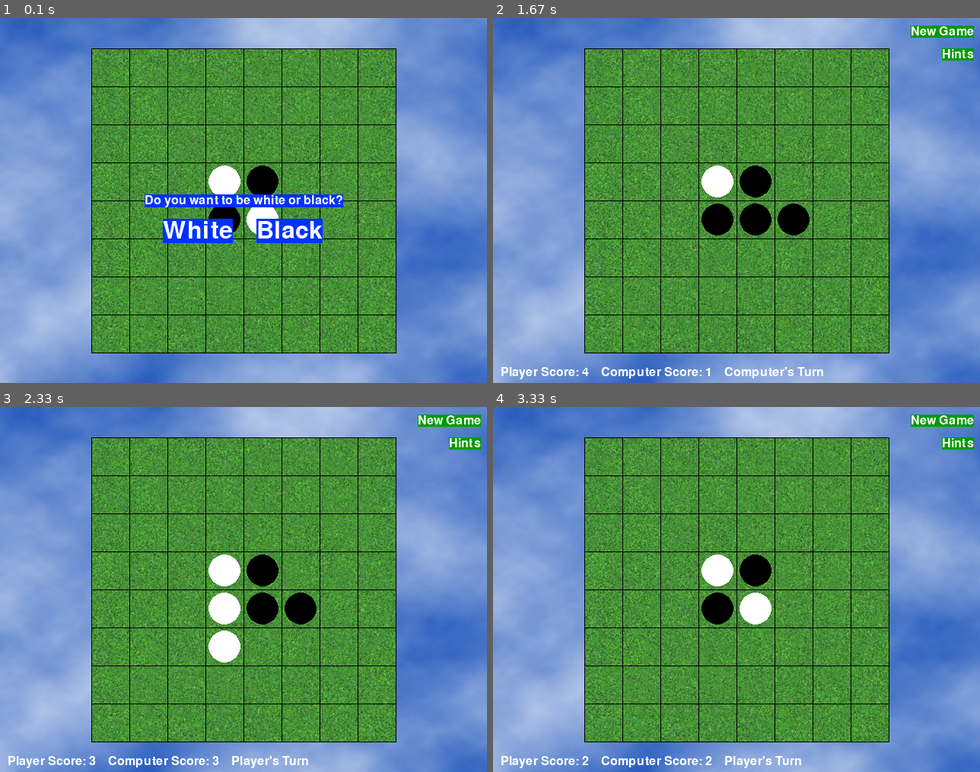
Above: before the commit, frames 1-4 (two rows, left to right).
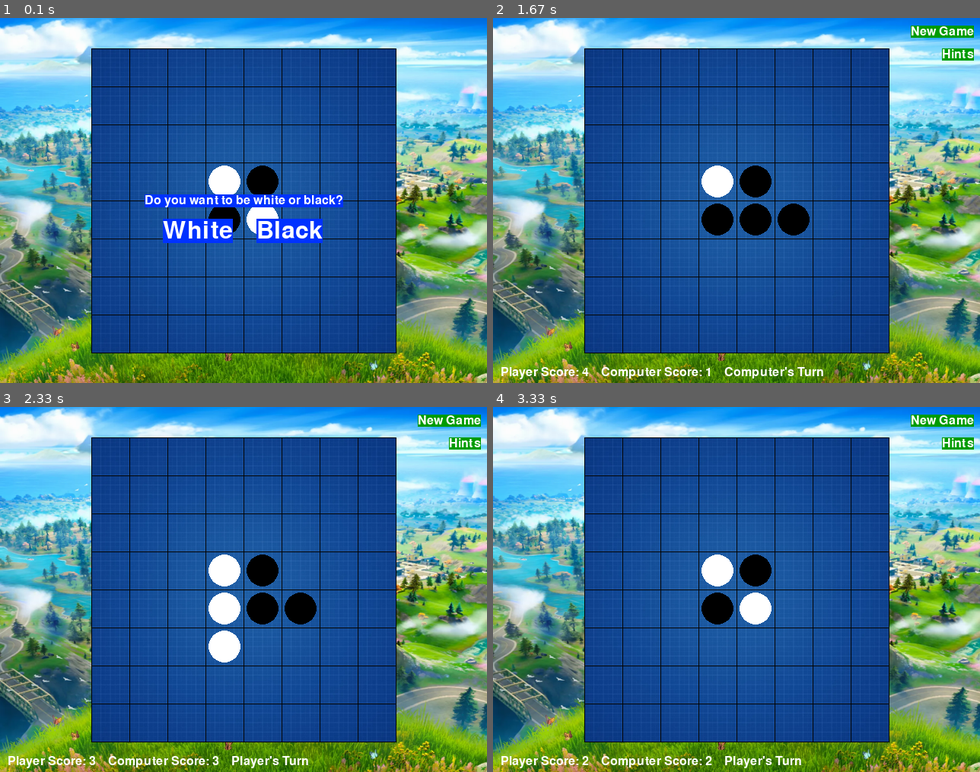
Above: after the commit, the same moments.

Repository: Ariyelito/Othello
Game: pygame game, started from main.py
Two runs of this game, one before a commit and one after it. Both use one fixed random seed, a clock stepped at 60 frames per second and the inputs below.
Inputs (mouse positions are in pixels of both pictures, inside the frame that each line leads up to):
- Up to frame 1 (0.1 s): no input
- Up to frame 2 (1.67 s): click "Black" at 0.38 s; click (785, 226) at 0.72 s
- Up to frame 3 (2.33 s): no input
- Up to frame 4 (3.33 s): click "Hints" at 2.55 s; click "New Game" at 2.88 s; click "Black" at 3.22 s

The runs differ from the first frame. In frame 1, 93% of the frame differs, in the area x 0-100%, y 0-100%; in frame 2, 94%; in frame 3, 94%; in frame 4, 95%.

Commit message:
new images

Diff:
--- a/main2.py
+++ b/main2.py
@@ -15,11 +15,10 @@
 
 
 def main():
-    global BGIMAGE, FONT, MAINCLOCK, Font2
+    global BACKGROUND, FONT, MAINCLOCK, Font2
     pygame.init()
-
     MAINCLOCK = pygame.time.Clock()
-    BGIMAGE = pygame.image.load('background.png')
+    BACKGROUND = pygame.image.load('background.png')
     FONT = pygame.font.Font('freesansbold.ttf', 16)
     Font2 = pygame.font.Font('freesansbold.ttf', 32)
 
@@ -29,8 +28,8 @@
     boardImageRect = boardImage.get_rect()
     boardImageRect.topleft = (120, 120)
 
-    BGIMAGE = pygame.transform.smoothscale(BGIMAGE, (640, 640))
-    BGIMAGE.blit(boardImage, boardImageRect)
+    BACKGROUND = pygame.transform.smoothscale(BACKGROUND, (640, 640))
+    BACKGROUND.blit(boardImage, boardImageRect)
 
     while True:
         if Jouerjeu() == False:
@@ -73,20 +72,14 @@
             faireMouvement(tableauPrincipal, tuileJoueur, movexy[0], movexy[1], True)
             if getMouvementValide(tableauPrincipal, tuileOrdi) != []:
                 tour = 'ordi'
-
         else:
-
             if getMouvementValide(tableauPrincipal, tuileOrdi) == []:
                 break
-
             dessinerTableau(tableauPrincipal)
-
             ecran.blit(newGameSurf, newGameRect)
-
             pauseUntil = time.time() + random.randint(5, 15) * 0.1
             while time.time() < pauseUntil:
                 pygame.display.update()
-
             x, y = ordiMouvement(tableauPrincipal, tuileOrdi)
             faireMouvement(tableauPrincipal, tuileOrdi, x, y, True)
             if getMouvementValide(tableauPrincipal, tuileJoueur) != []:
@@ -241,7 +234,6 @@
             if not isOnBoard(x, y):
                 continue
             if grille[x][y] == tuile:
-
                 while True:
                     x -= xdirection
                     y -= ydirection
@@ -272,7 +264,7 @@
 
 
 def dessinerTableau(grille):
-    ecran.blit(BGIMAGE, BGIMAGE.get_rect())
+    ecran.blit(BACKGROUND, BACKGROUND.get_rect())
 
     for x in range(8 + 1):
         startx = (x * 50) + 120
Binary file changed: background.png
Binary file changed: board.png
